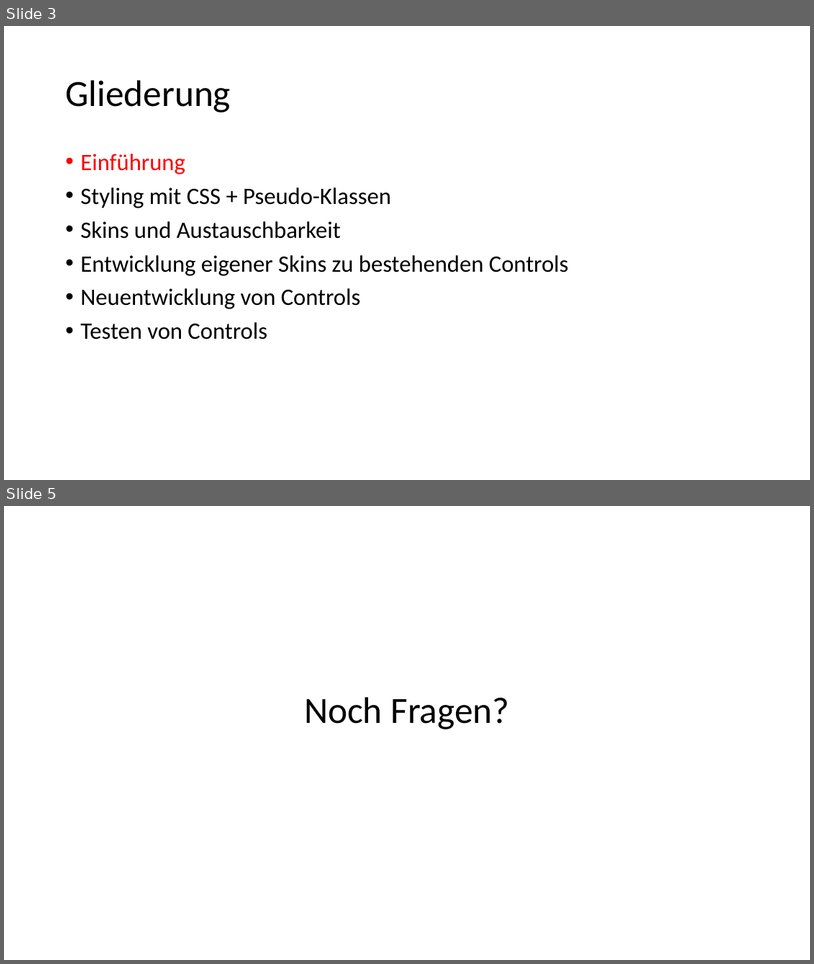
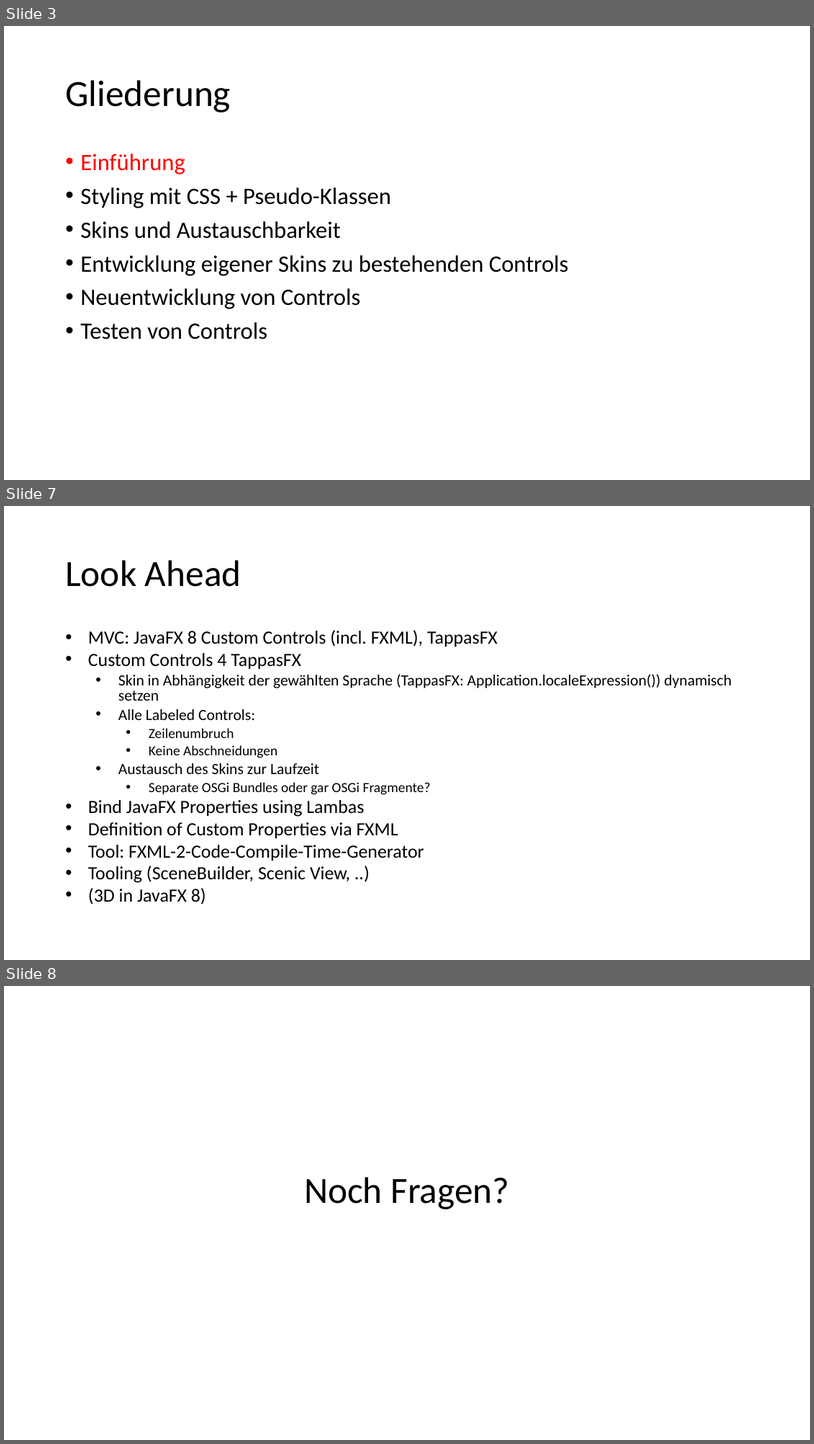
Before and after one commit to anwur88/JFXControls, a slide deck: src/site/pres/CustomControls.pptx. Shown one above the other, each under a label of ours: slides 3 and 5 before the commit, slides 3, 7 and 8 after it; the slides between them are not shown. The pictures are 814x964 and 814x1444 pixels, drawn with LibreOffice and Linux fonts; fonts in the diff are those of the drawing. Boxes give left, top, right and bottom in pixels: in the first picture for what was removed or moved away, otherwise in the second. Text is boxed around its words. In the diff, an @@ line names an element or a change of style, - is before the commit and + after.

Commit message:
Look Ahead created

```diff
--- a/src/site/pres/CustomControls.pptx
+++ b/src/site/pres/CustomControls.pptx
@@ slide 7 added at (4, 506, 810, 960), background #FFFFFF @@
@@ title added at (65, 560, 242, 587), 44 pt, text #000000 @@
+Look Ahead
@@ text added at (88, 630, 732, 904), 22.2 pt, text #000000 @@
+  • MVC: JavaFX 8 Custom Controls (incl. FXML), TappasFX
+  • Custom Controls 4 TappasFX
+    • Skin in Abhängigkeit der gewählten Sprache (TappasFX: Application.localeExpression()) dynamisch setzen
+    • Alle Labeled Controls:
+      • Zeilenumbruch
+      • Keine Abschneidungen
+    • Austausch des Skins zur Laufzeit
+      • Separate OSGi Bundles oder gar OSGi Fragmente?
+  • Bind JavaFX Properties using Lambas
+  • Definition of Custom Properties via FXML
+  • Tool: FXML-2-Code-Compile-Time-Generator
+  • Tooling (SceneBuilder, Scenic View, ..)
+  • (3D in JavaFX 8)
@@ what was slide 5 is now slide 8 @@
```
Also in this commit, not shown: 1 slide changed, 3 other slides added, 1 slide removed.
